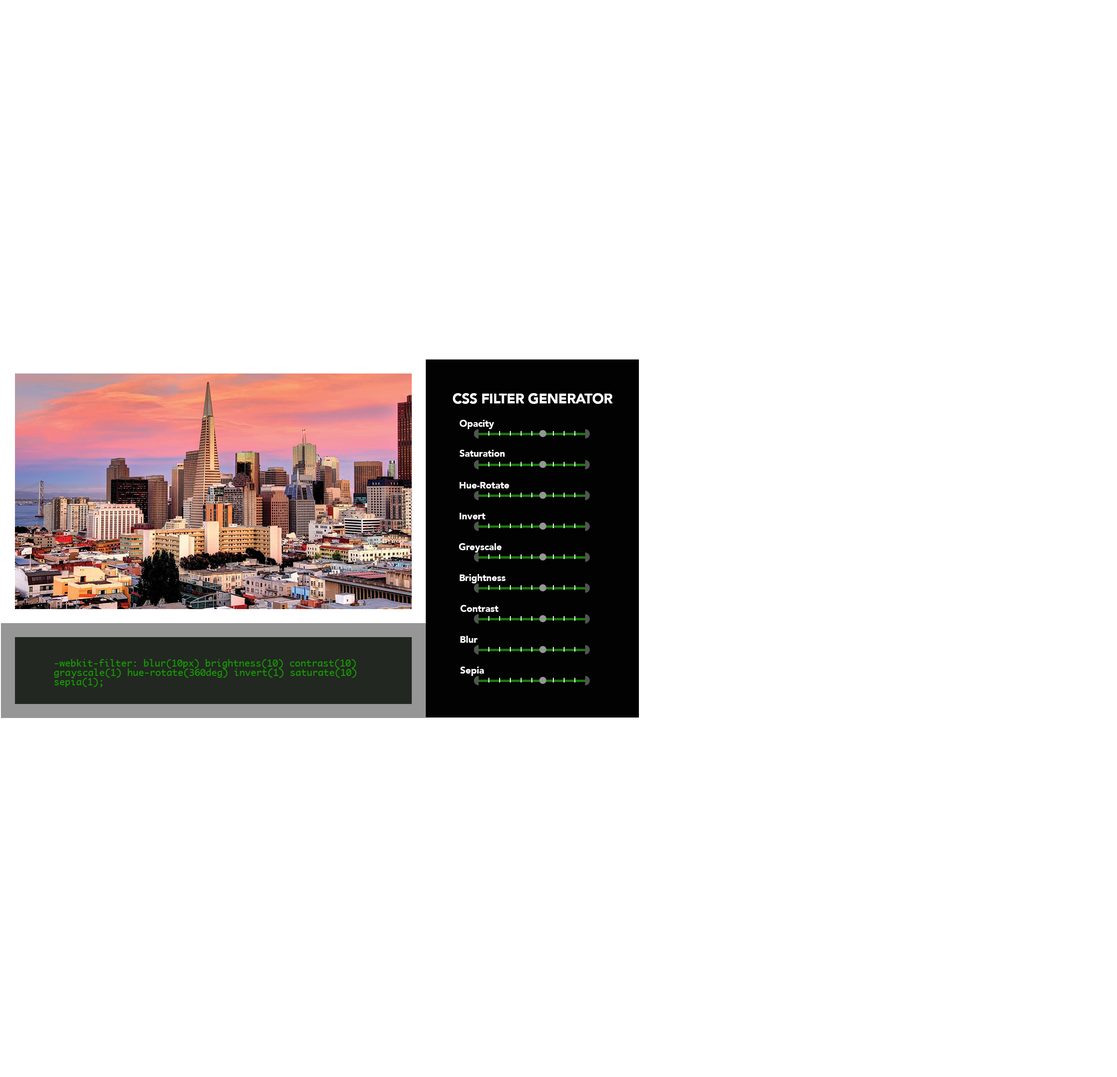
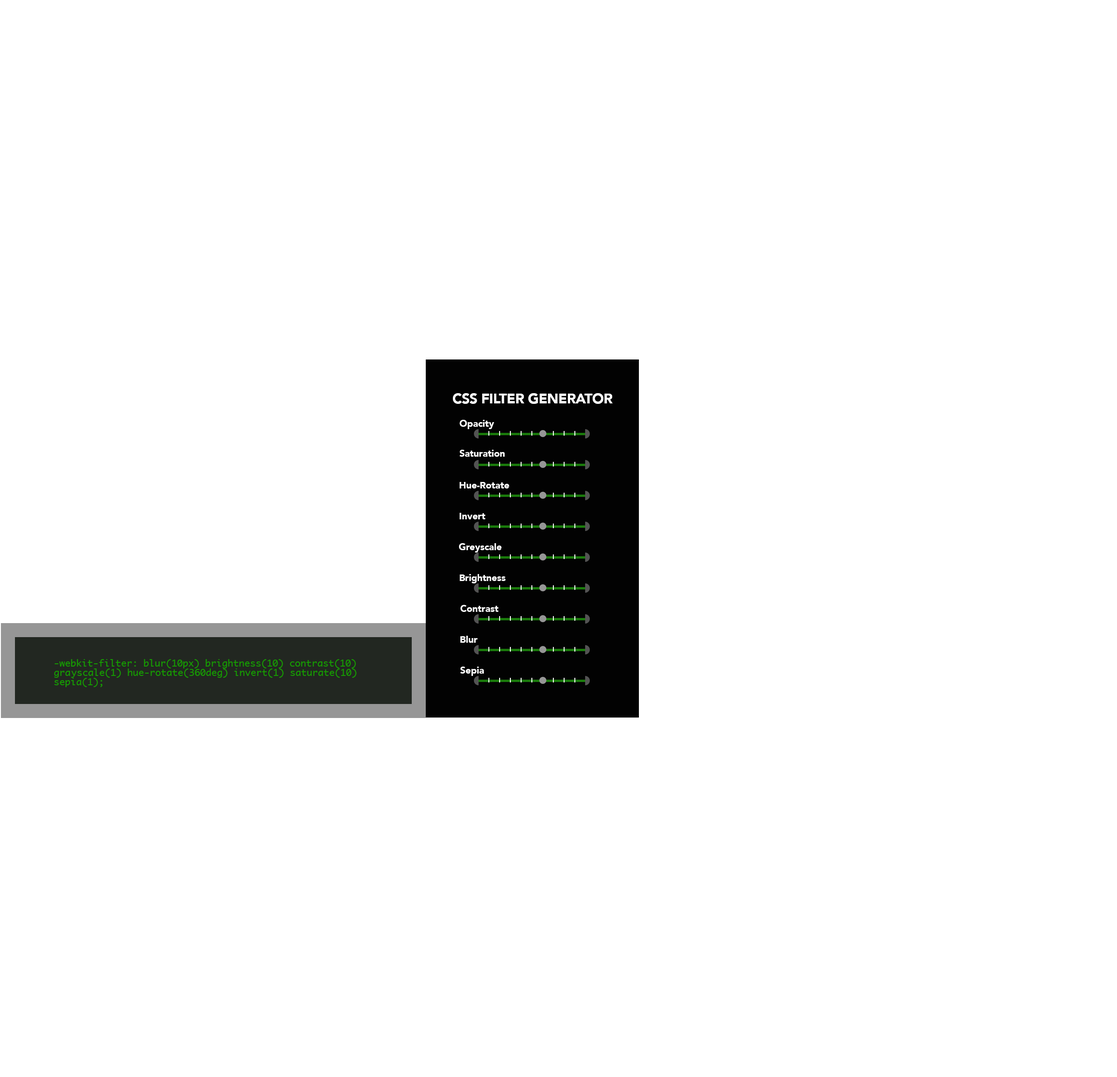
Before/after of a 1117×1077 layered artwork. What changed in the layer stack:
hid "Rectangle 8" over (x1=14, y1=373, x2=412, y2=610)
hid "san-francisco" over (x1=14, y1=373, x2=412, y2=610)
hid "Rectangle 2" over (x1=14, y1=373, x2=412, y2=610)
